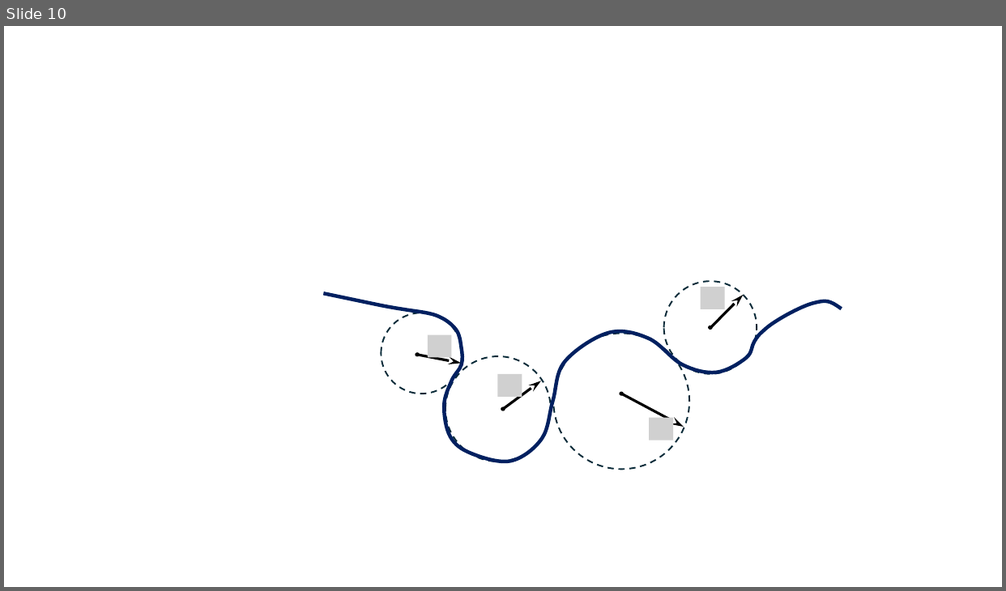
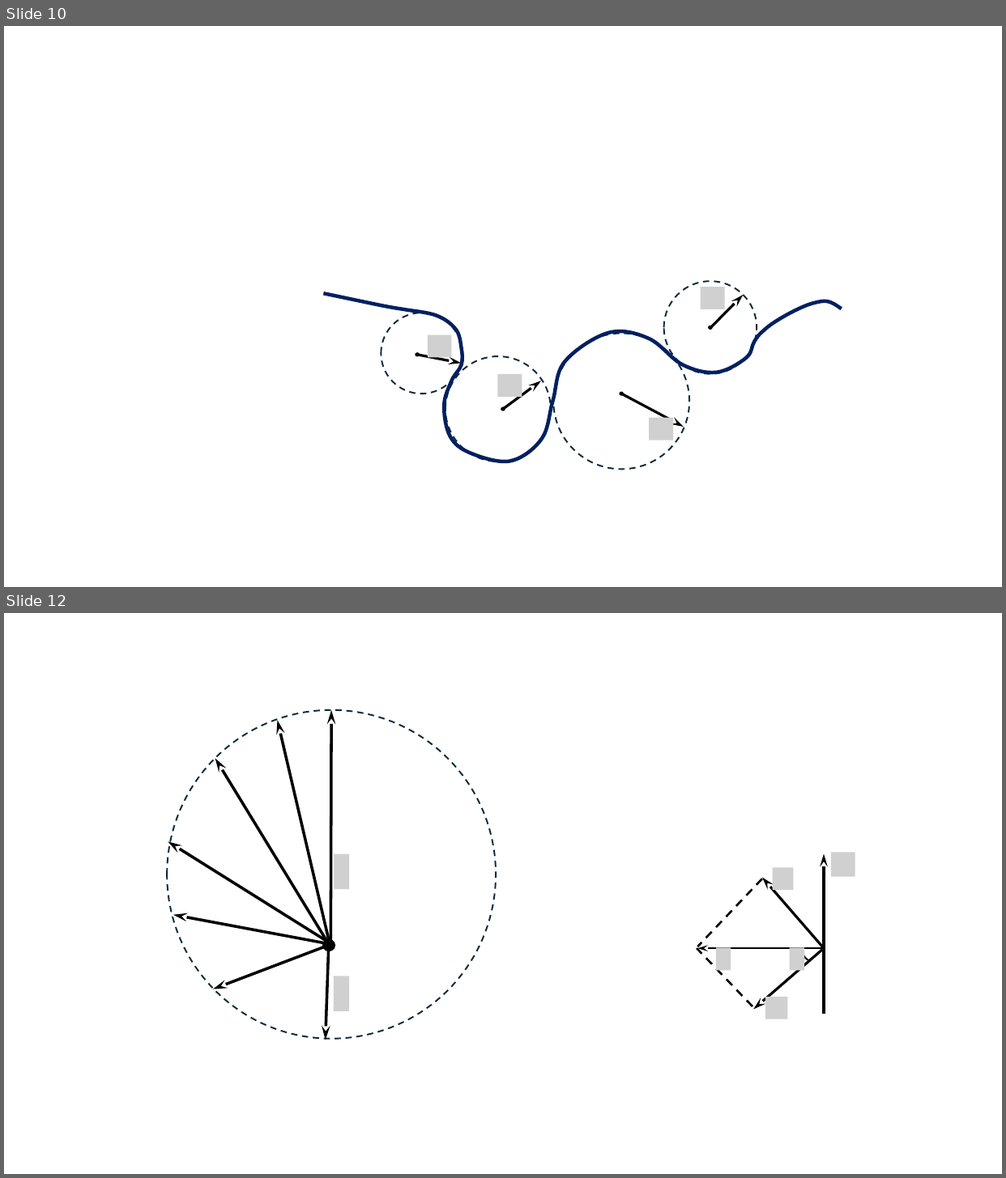
Before and after one commit to savchenko-physics/savchenko-physics.github.io, a slide deck: theory/lecture-drawings.pptx. Shown one above the other, each under a label of ours: slide 10 before the commit, slides 10 and 12 after it; the slides between them are not shown. The pictures are 1006x591 and 1006x1178 pixels, drawn with LibreOffice and Linux fonts; fonts in the diff are those of the drawing; grey boxes stand for pictures. Boxes give left, top, right and bottom in pixels: in the first picture for what was removed or moved away, otherwise in the second. Text is boxed around its words. In the diff, an @@ line names an element or a change of style, - is before the commit and + after.

```diff
--- a/theory/lecture-drawings.pptx
+++ b/theory/lecture-drawings.pptx
@@ slide 12 added at (4, 613, 1002, 1174), background #FFFFFF @@
@@ ellipse added at (167, 710, 496, 1039), outline #092A39 1.5 pt dashed @@
@@ arrow added from (330, 948) to (277, 720), #000000 2.75 pt @@
@@ arrow added from (331, 948) to (331, 710), #000000 2.75 pt @@
@@ arrow added from (330, 946) to (215, 758), #000000 2.75 pt @@
@@ arrow added from (332, 944) to (168, 842), #000000 2.75 pt @@
@@ picture added at (334, 854, 350, 889) @@
@@ arrow added from (824, 1014) to (824, 854), #000000 2.5 pt @@
@@ picture added at (831, 853, 855, 877) @@
@@ line added from (762, 879) to (698, 947), #000000 2 pt dashed @@
@@ arrow added from (824, 948) to (762, 877), #000000 2.5 pt @@
@@ picture added at (773, 867, 794, 890) @@
@@ arrow added from (334, 945) to (173, 914), #000000 2.75 pt @@
@@ arrow added from (330, 944) to (213, 990), #000000 2.75 pt @@
@@ ellipse added at (322, 939, 335, 952), fill #000000 @@
@@ arrow added from (329, 939) to (325, 1041), #000000 2.75 pt @@
@@ line added from (752, 1007) to (697, 948), #000000 2 pt dashed @@
@@ arrow added from (824, 948) to (698, 948), #000000 1.75 pt @@
@@ picture added at (716, 948, 731, 970) @@
@@ arrow added from (824, 948) to (753, 1010), #000000 2.5 pt @@
@@ picture added at (790, 948, 804, 970) @@
@@ arc (boxed as its full ellipse) added at (800, 938, 825, 964), outline #000000 1.5 pt @@
@@ picture added at (334, 976, 349, 1012) @@
@@ picture added at (765, 997, 788, 1020) @@
```
Also in this commit, not shown: 2 other slides added, 1 other file.
